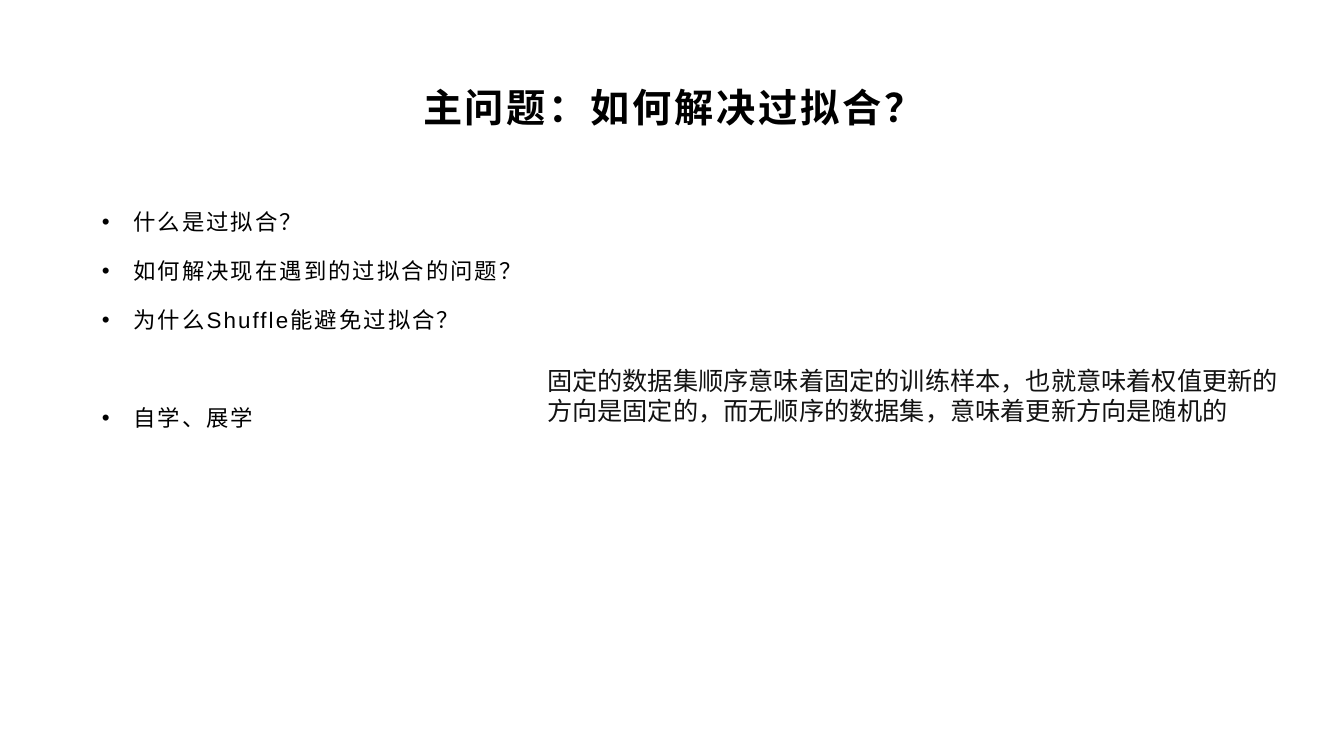
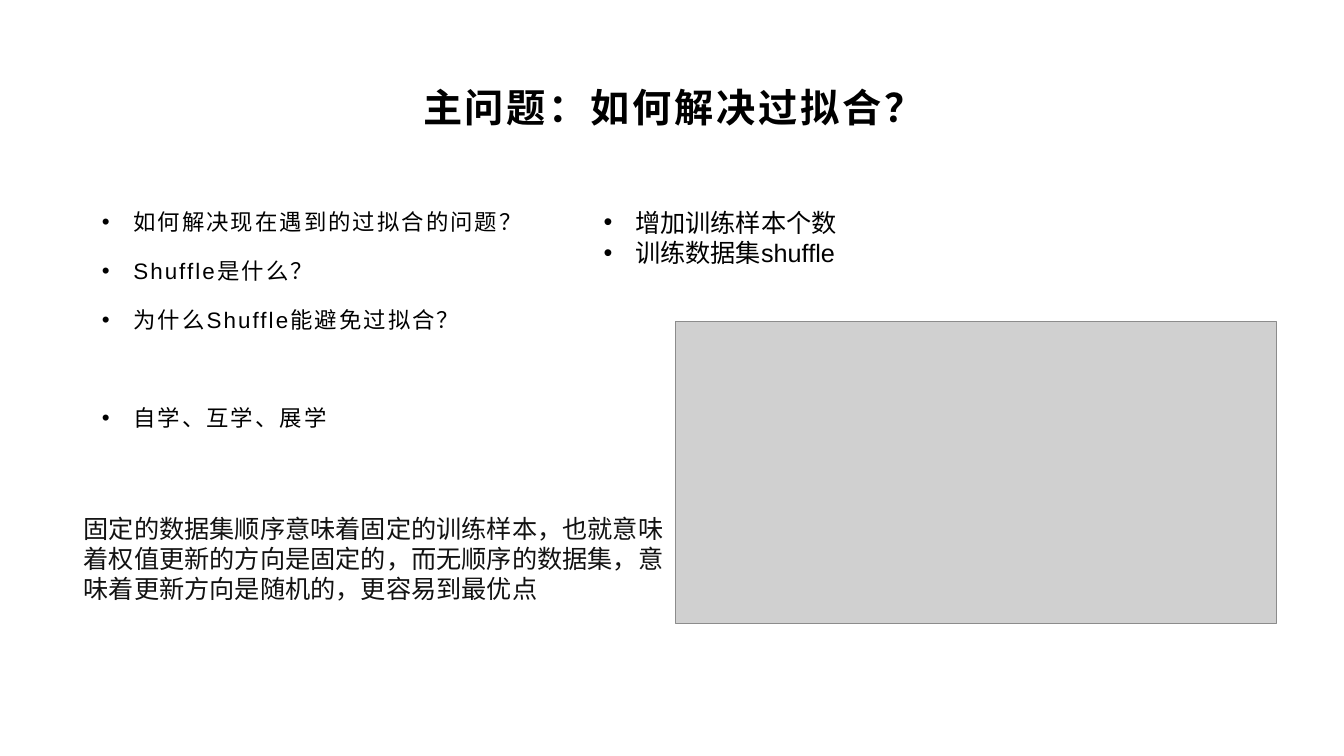
Before and after one commit to yyc-git/DeepLearningEdu, a slide deck: slide 28 of lessons/5_handwriting_by_linear_layer/ppt/用全连接层识别手写数字.pptx (slide 26 before the commit). Drawn at 1344x756 pixels with LibreOffice and Linux fonts; fonts in the diff are those of the drawing; grey boxes stand for pictures; background and template pictures are left out. Boxes give left, top, right and bottom in pixels: in the first picture for what was removed or moved away, otherwise in the second. Text is boxed around its words. In the diff, an @@ line names an element or a change of style, - is before the commit and + after.

```diff
--- a/lessons/5_handwriting_by_linear_layer/ppt/用全连接层识别手写数字.pptx
+++ b/lessons/5_handwriting_by_linear_layer/ppt/用全连接层识别手写数字.pptx
@@ text at <box>133,211,521,428</box>: paragraph added @@
+• Shuffle是什么？
@@ text at <box>133,211,302,232</box>: paragraph removed @@
-• 什么是过拟合？
@@ text added at <box>635,210,837,264</box>, 18 pt, text #000000 @@
+• 增加训练样本个数
+• 训练数据集shuffle
@@ picture added at <box>676,322,1276,623</box> @@
@@ text at <box>133,407,326,428</box>: text changed @@
-• 自学、展学
+• 自学、互学、展学
@@ text at <box>84,516,664,601</box>: text changed @@
-固定的数据集顺序意味着固定的训练样本，也就意味着权值更新的方向是固定的，而无顺序的数据集，意味着更新方向是随机的
+固定的数据集顺序意味着固定的训练样本，也就意味着权值更新的方向是固定的，而无顺序的数据集，意味着更新方向是随机的，更容易到最优点
```
Also in this commit, not shown: 5 other slides changed, 3 slides added, 9 other files.
